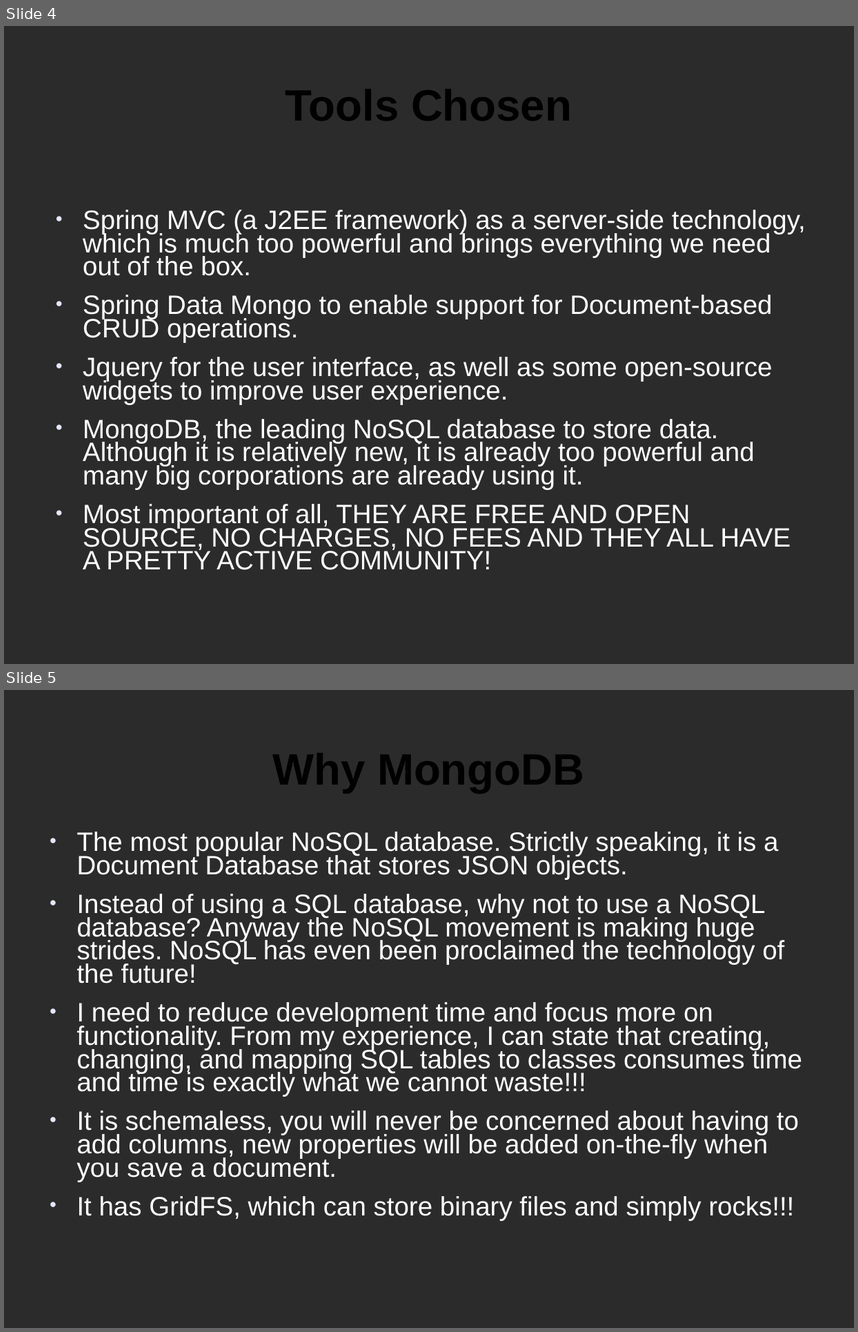
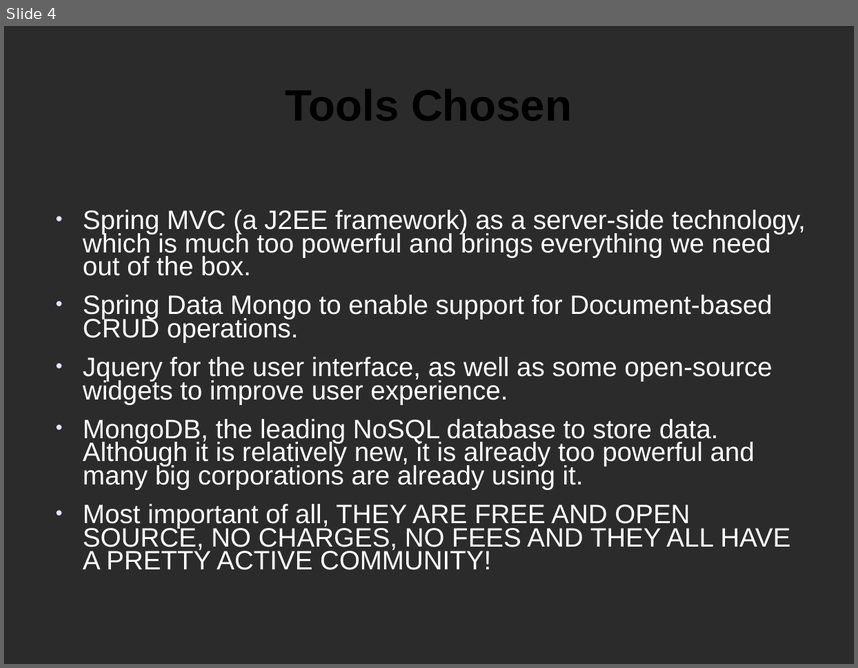
Before and after one commit to occ1983/eObservatory, a slide deck: eObservatory/NASA_PRESENTATION.ppt. Shown one above the other, each under a label of ours: slides 4 and 5 before the commit, slide 4 after it. The pictures are 858x1332 and 858x668 pixels, drawn with LibreOffice and Linux fonts; fonts in the diff are those of the drawing; background and template pictures are left out; a plain dark background stands for a picture behind light text. Boxes give left, top, right and bottom in pixels: in the first picture for what was removed or moved away, otherwise in the second. Text is boxed around its words. In the diff, an @@ line names an element or a change of style, - is before the commit and + after.

Commit message:
Last presentation

```diff
--- a/eObservatory/NASA_PRESENTATION.ppt
+++ b/eObservatory/NASA_PRESENTATION.ppt
@@ slide 5 removed at bbox=[4, 690, 854, 1328], background picture (left out) @@
@@ title removed at bbox=[272, 753, 584, 793] @@
-Why MongoDB
@@ text removed at bbox=[77, 831, 802, 1220] @@
-● The most popular NoSQL database. Strictly speaking, it is a Document Database that stores JSON objects.
-● Instead of using a SQL database, why not to use a NoSQL database? Anyway the NoSQL movement is making huge strides. NoSQL has even been proclaimed the technology of the future!
-● I need to reduce development time and focus more on functionality. From my experience, I can state that creating, changing, and mapping SQL tables to classes consumes time and time is exactly what we cannot waste!!!
-● It is schemaless, you will never be concerned about having to add columns, new properties will be added on-the-fly when you save a document.
-● It has GridFS, which can store binary files and simply rocks!!!
```
Also in this commit, not shown: 1 slide changed, 1 slide added, 2 other slides removed.
